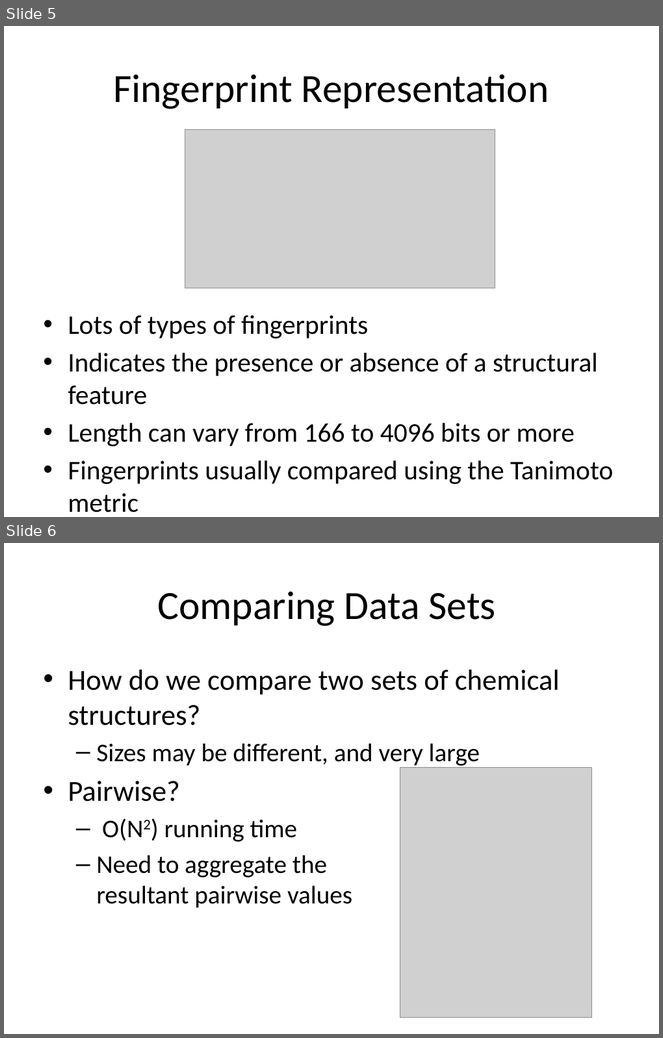
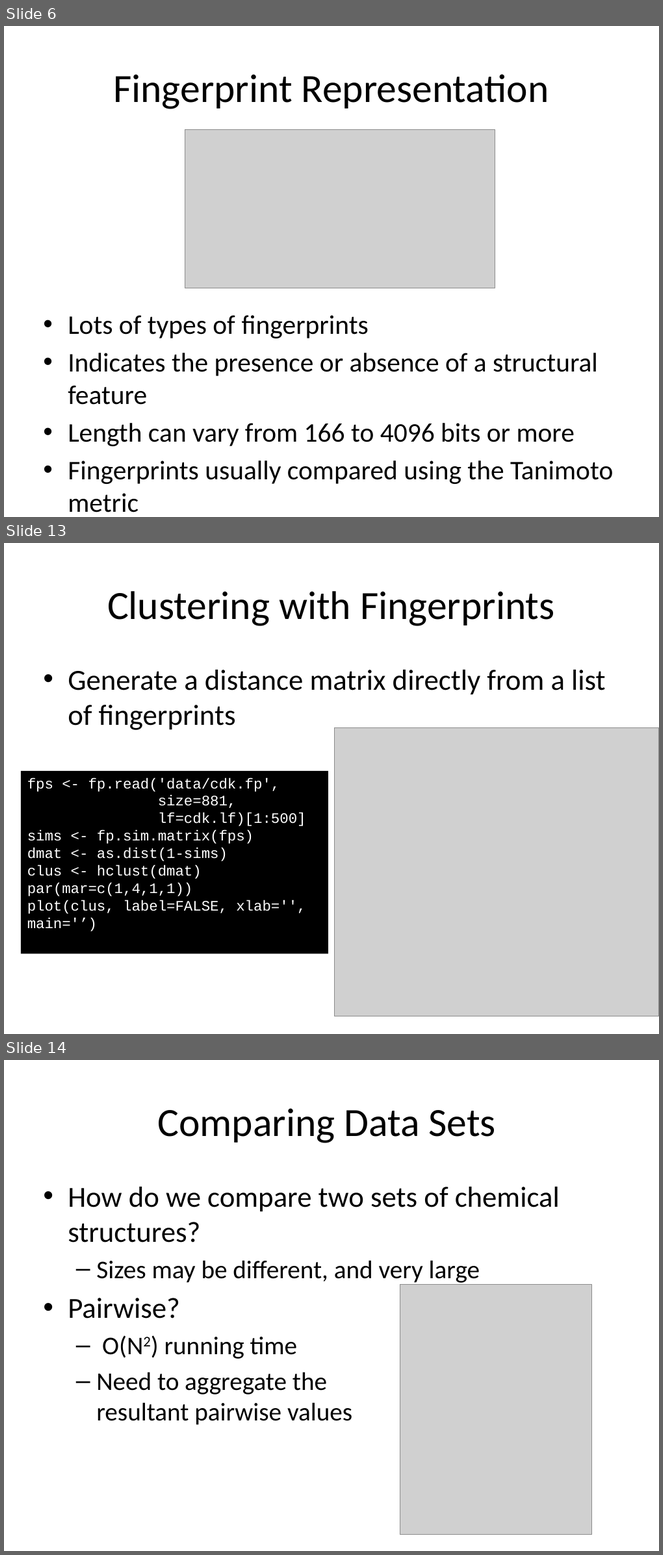
Before and after one commit to rajarshi/ctpa-fingerprints, a slide deck: fingerprints.pptx. Shown one above the other, each under a label of ours: slides 5 and 6 before the commit, slides 6, 13 and 14 after it; the slides between them are not shown. The pictures are 663x1038 and 663x1555 pixels, drawn with LibreOffice and Linux fonts; fonts in the diff are those of the drawing; grey boxes stand for pictures. Boxes give left, top, right and bottom in pixels: in the first picture for what was removed or moved away, otherwise in the second. Text is boxed around its words. In the diff, an @@ line names an element or a change of style, - is before the commit and + after.

```diff
--- a/fingerprints.pptx
+++ b/fingerprints.pptx
@@ slide 13 added at (4,543,659,1034), background #FFFFFF @@
@@ title added at (107,591,555,626), 44 pt, text #000000 @@
+Clustering with Fingerprints
@@ text added at (68,670,606,730), 32 pt, text #000000 @@
+• Generate a distance matrix directly from a list of fingerprints
@@ picture added at (334,728,659,1016) @@
@@ rectangle added at (21,771,328,954), fill #000000, 16 pt, text #FFFFFF @@
+fps <- fp.read('data/cdk.fp',
+size=881,
+lf=cdk.lf)[1:500]
+sims <- fp.sim.matrix(fps)
+dmat <- as.dist(1-sims)
+clus <- hclust(dmat)
+par(mar=c(1,4,1,1))
+plot(clus, label=FALSE, xlab='', main='’)
@@ what was slide 5 is now slide 6 @@
@@ what was slide 6 is now slide 14 @@
```
Also in this commit, not shown: 4 slides changed, 8 other slides added, 4 other files.
